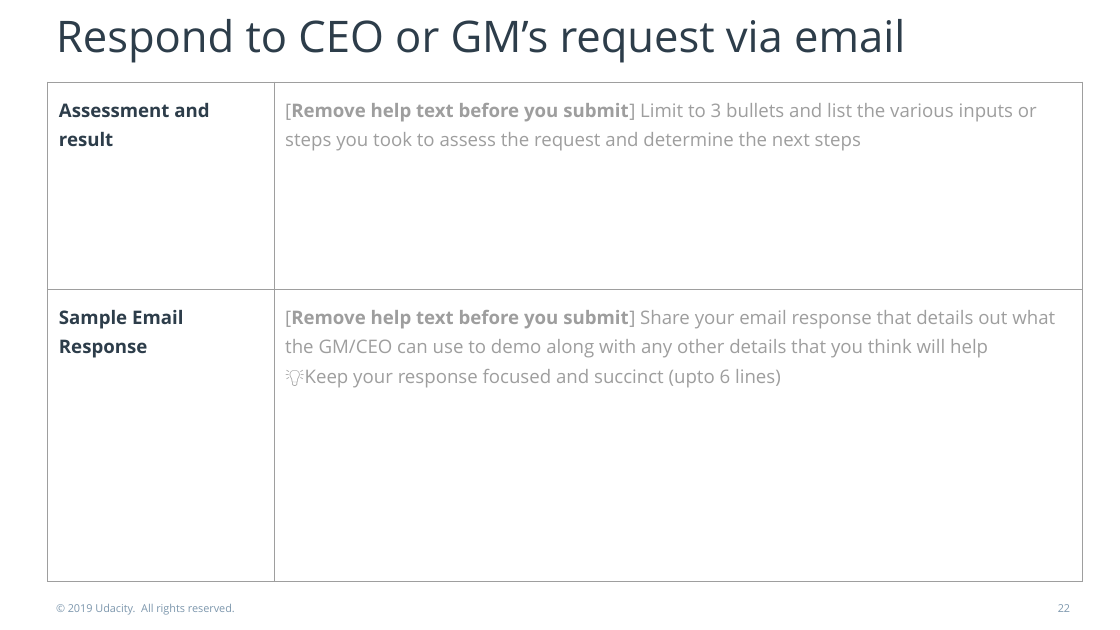
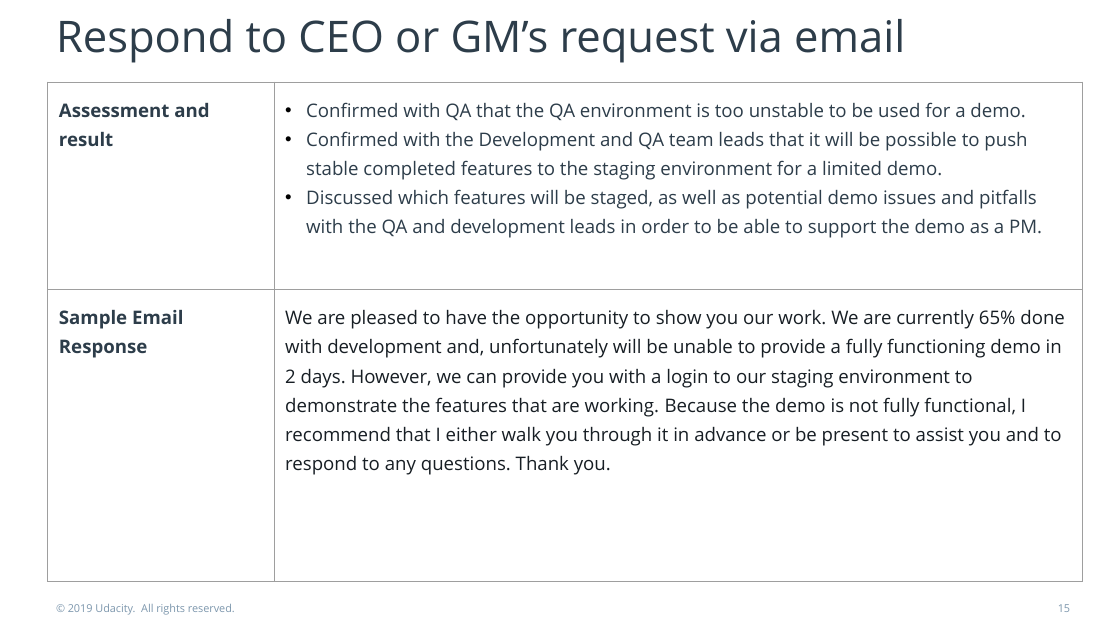
Before and after one commit to maleina/Health-App-Product-Management, a slide deck: slide 15 of 3 - Product Development/Project Presentation Course 3.pptx (slide 22 before the commit). Drawn at 1120x630 pixels with LibreOffice and Linux fonts; fonts in the diff are those of the drawing. Boxes give left, top, right and bottom in pixels: in the first picture for what was removed or moved away, otherwise in the second. Text is boxed around its words. In the diff, an @@ line names an element or a change of style, - is before the commit and + after.

Commit message:
docs: First draft of full product development deck

```diff
--- a/3 - Product Development/Project Presentation Course 3.pptx
+++ b/3 - Product Development/Project Presentation Course 3.pptx
@@ table at [48, 82, 1083, 581] @@
-row 1, column 2: [Remove help text before you submit] Limit to 3 bullets and list the various inputs or steps you took to assess the request and determine the next steps
+row 1, column 2: Confirmed with QA that the QA environment is too unstable to be used for a demo. / Confirmed with the Development and QA team leads that it will be possible to push stable completed features to the staging environment for a limited demo. / Discussed which features will be staged, as well as potential demo issues and pitfalls with the QA and development leads in order to be able to support the demo as a PM.
-row 2, column 2: [Remove help text before you submit] Share your email response that details out what the GM/CEO can use to demo along with any other details that you think will help / 💡Keep your response focused and succinct (upto 6 lines)
+row 2, column 2: We are pleased to have the opportunity to show you our work. We are currently 65% done with development and, unfortunately will be unable to provide a fully functioning demo in 2 days. However, we can provide you with a login to our staging environment to demonstrate the features that are working. Because the demo is not fully functional, I recommend that I either walk you through it in advance or be present to assist you and to respond to any questions. Thank you.
@@ page number at [1058, 604, 1070, 612]: text changed @@
-22
+15
```
Also in this commit, not shown: 10 other slides changed, 10 slides removed, 2 other files.
